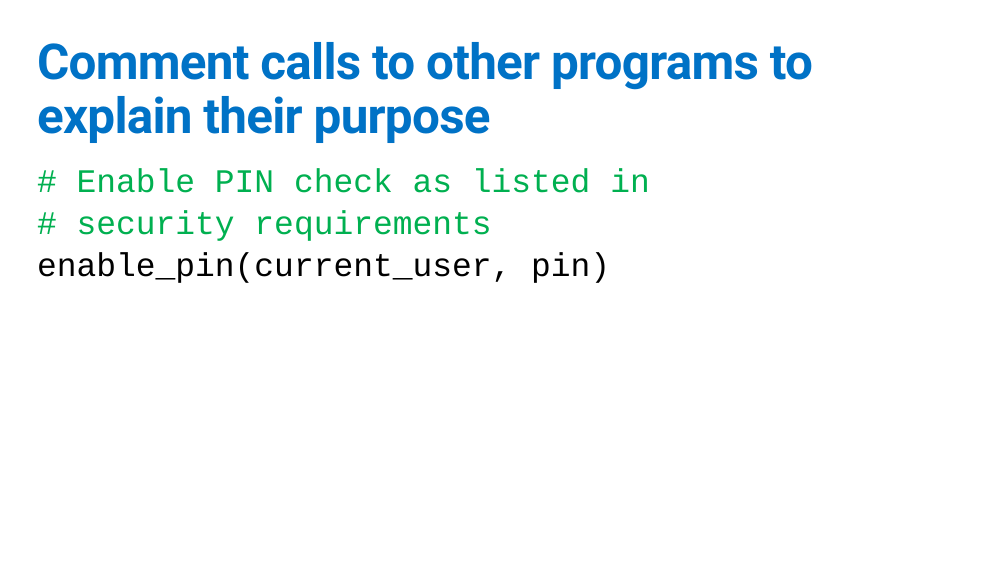
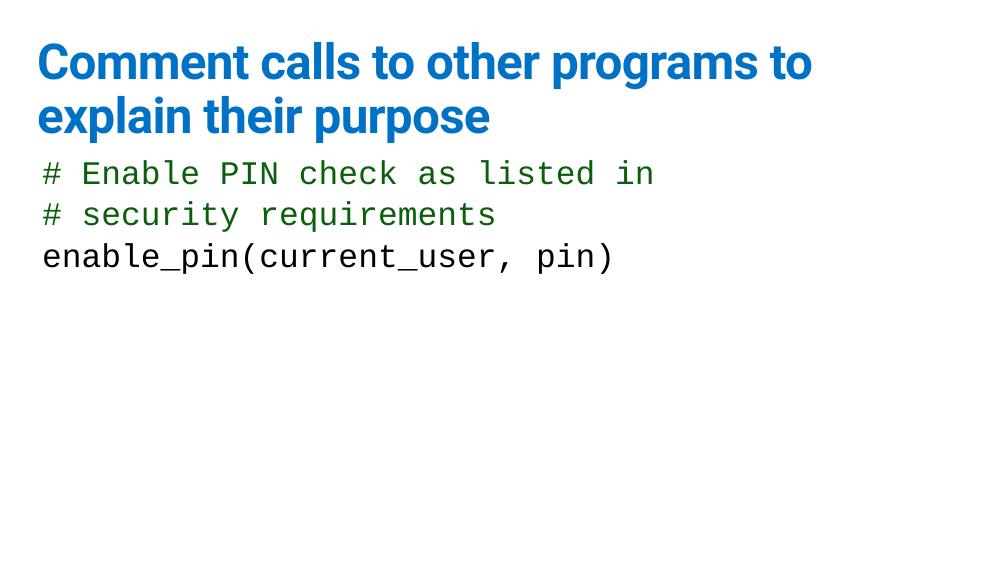
Before and after one commit to GeekTrainer/python-getting-started, a slide deck: slide 4 of Slides/Comments.pptx. Drawn at 1008x567 pixels with LibreOffice and Linux fonts; fonts in the diff are those of the drawing. Boxes give left, top, right and bottom in pixels: in the first picture for what was removed or moved away, otherwise in the second. Text is boxed around its words. In the diff, an @@ line names an element or a change of style, - is before the commit and + after.

```diff
--- a/Slides/Comments.pptx
+++ b/Slides/Comments.pptx
@@ text "# Enable PIN check as ...": place and size @@
-text "# Enable PIN check as ..." at (37, 168, 650, 283)
+text "# Enable PIN check as ..." at (42, 160, 655, 274)
@@ text at (82, 160, 655, 232): text colour #00B050 to #0C5D0C in "# Enable PIN check as listed in", "# security requirements" @@
```
Also in this commit, not shown: 4 other slides changed.
